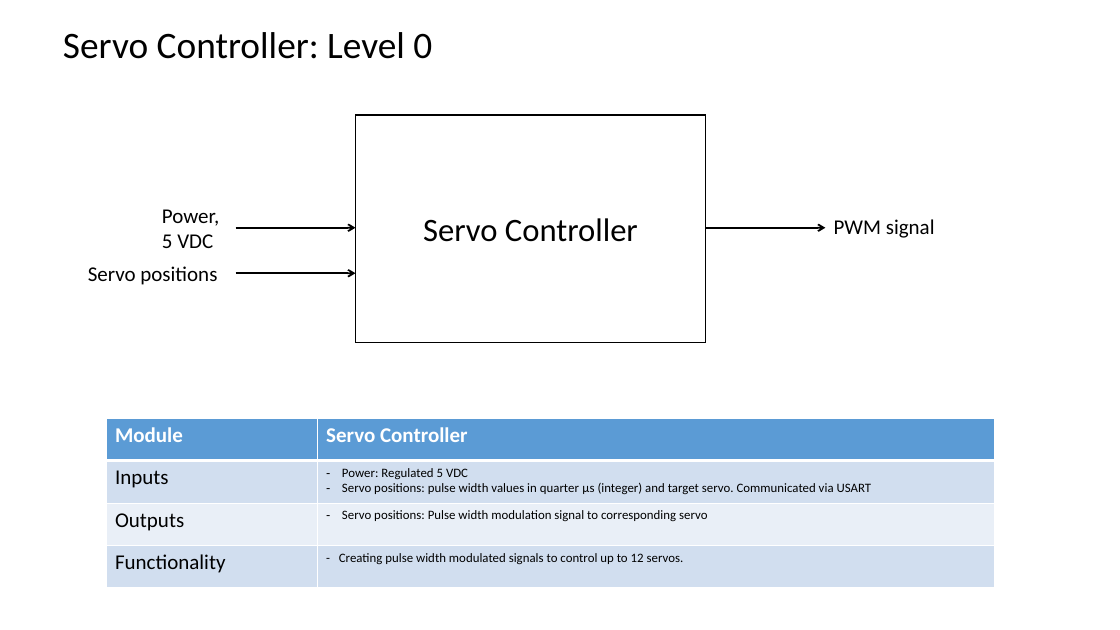
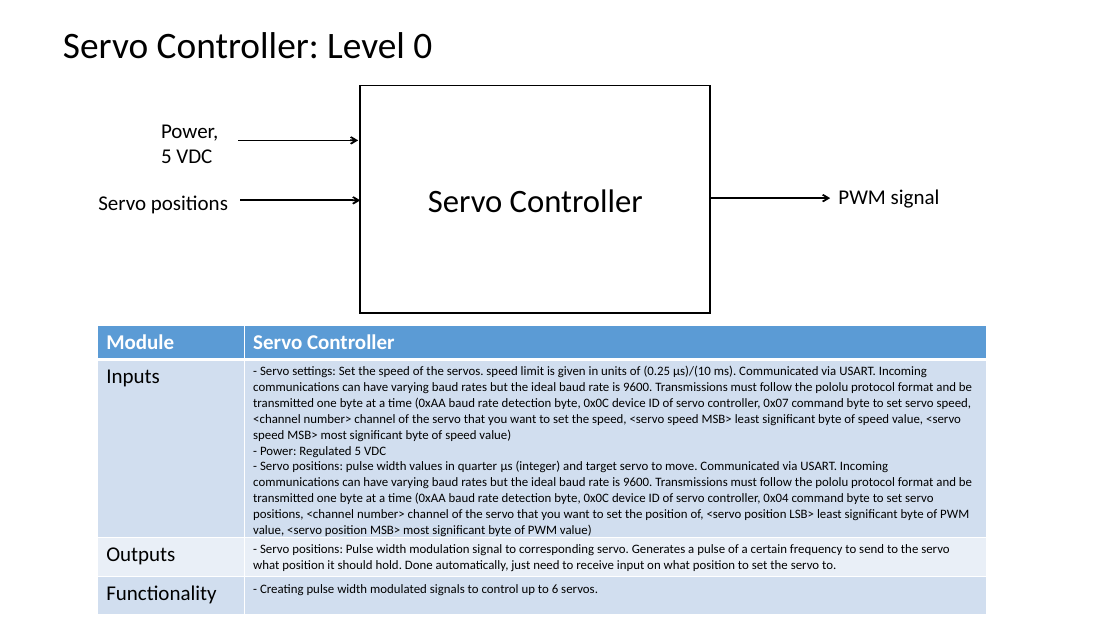
Before and after one commit to hsean/ECE-411-Practicum, a slide deck: slide 11 of Block Diagram/HW5_BlockDiagrams.pptx. Drawn at 1120x630 pixels with LibreOffice and Linux fonts; fonts in the diff are those of the drawing. Boxes give left, top, right and bottom in pixels: in the first picture for what was removed or moved away, otherwise in the second. Text is boxed around its words. In the diff, an @@ line names an element or a change of style, - is before the commit and + after.

```diff
--- a/Block Diagram/HW5_BlockDiagrams.pptx
+++ b/Block Diagram/HW5_BlockDiagrams.pptx
@@ text "Power, 5 VDC": place and size @@
-text "Power, 5 VDC" at (162, 209, 219, 248)
+text "Power, 5 VDC" at (161, 124, 218, 163)
@@ arrow moved from (236, 228) - (355, 228) to (239, 140) - (358, 140) @@
@@ text "Servo positions": place and size @@
-text "Servo positions" at (88, 266, 217, 285)
+text "Servo positions" at (98, 195, 228, 214)
@@ arrow moved from (236, 273) - (355, 273) to (240, 201) - (360, 201) @@
@@ 1 text, 1 rectangle, 1 arrow: place and size @@
-1 text, 1 rectangle, 1 arrow at (355, 115, 935, 343)
+1 text, 1 rectangle, 1 arrow at (360, 86, 940, 313)
@@ table at (97, 326, 986, 614) @@
-row 2, column 2: Power: Regulated 5 VDC / Servo positions: pulse width values in quarter µs (integer) and target servo. Communicated via USART
+row 2, column 2: - Servo settings: Set the speed of the servos. speed limit is given in units of (0.25 μs)/(10 ms). Communicated via USART. Incoming communications can have varying baud rates but the ideal baud rate is 9600. Transmissions must follow the pololu protocol format and be transmitted one byte at a time (0xAA baud rate detection byte, 0x0C device ID of servo controller, 0x07 command byte to set servo speed, <channel number> channel of the servo that you want to set the speed, <servo speed MSB> least significant byte of speed value, <servo speed MSB> most significant byte of speed value) / - Power: Regulated 5 VDC / - Servo positions: pulse width values in quarter µs (integer) and target servo to move. Communicated via USART. Incoming communications can have varying baud rates but the ideal baud rate is 9600. Transmissions must follow the pololu protocol format and be transmitted one byte at a time (0xAA baud rate detection byte, 0x0C device ID of servo controller, 0x04 command byte to set servo positions, <channel number> channel of the servo that you want to set the position of, <servo position LSB> least significant byte of PWM value, <servo position MSB> most significant byte of PWM value)
-row 3, column 2: Servo positions: Pulse width modulation signal to corresponding servo
+row 3, column 2: - Servo positions: Pulse width modulation signal to corresponding servo. Generates a pulse of a certain frequency to send to the servo what position it should hold. Done automatically, just need to receive input on what position to set the servo to.
-row 4, column 2: - Creating pulse width modulated signals to control up to 12 servos.
+row 4, column 2: - Creating pulse width modulated signals to control up to 6 servos.
@@ table: place and size @@
-table at (107, 418, 995, 588)
+table at (97, 326, 986, 614)
```
Also in this commit, not shown: 10 other slides changed, 1 other file.
